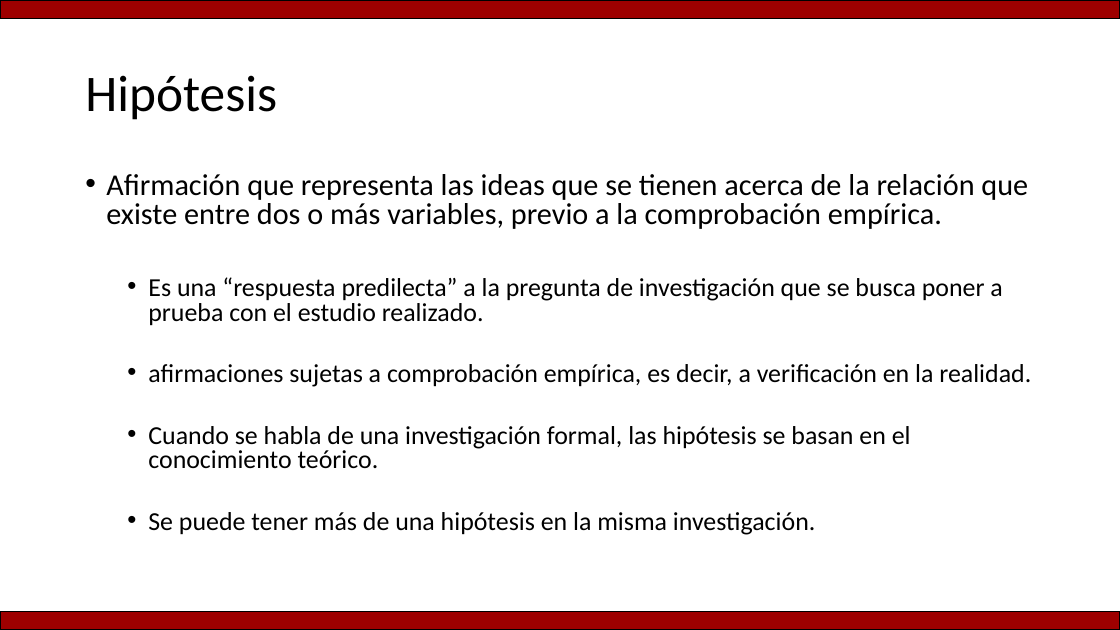
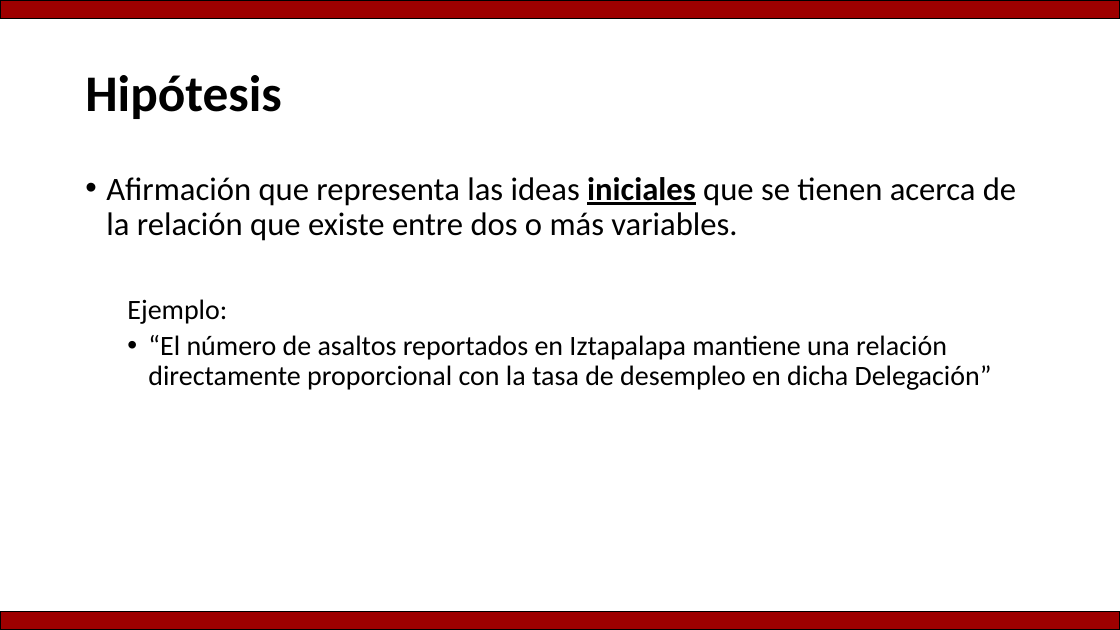
Before and after one commit to Adrifelcha/afchavez-019, a slide deck: slide 12 of JeanPiaget/ClaseMuestra/Hipotesis_Variables.pptx (slide 11 before the commit). Drawn at 1120x630 pixels with LibreOffice and Linux fonts; fonts in the diff are those of the drawing. Boxes give left, top, right and bottom in pixels: in the first picture for what was removed or moved away, otherwise in the second. Text is boxed around its words. In the diff, an @@ line names an element or a change of style, - is before the commit and + after.

```diff
--- a/JeanPiaget/ClaseMuestra/Hipotesis_Variables.pptx
+++ b/JeanPiaget/ClaseMuestra/Hipotesis_Variables.pptx
@@ title "Hipótesis" at [85, 75, 281, 119]: bold on @@
@@ text at [106, 177, 1016, 390]: text changed; size 22.2 to 24 pt @@
-• Afirmación que representa las ideas que se tienen acerca de la relación que existe entre dos o más variables, previo a la comprobación empírica.
-  • Es una “respuesta predilecta” a la pregunta de investigación que se busca poner a prueba con el estudio realizado.
-  • afirmaciones sujetas a comprobación empírica, es decir, a verificación en la realidad.
-  • Cuando se habla de una investigación formal, las hipótesis se basan en el conocimiento teórico.
-  • Se puede tener más de una hipótesis en la misma investigación.
+• Afirmación que representa las ideas iniciales que se tienen acerca de la relación que existe entre dos o más variables.
+  Ejemplo:
+  • “El número de asaltos reportados en Iztapalapa mantiene una relación directamente proporcional con la tasa de desempleo en dicha Delegación”
```
Also in this commit, not shown: 10 other slides changed, 3 slides added, 2 slides removed.
